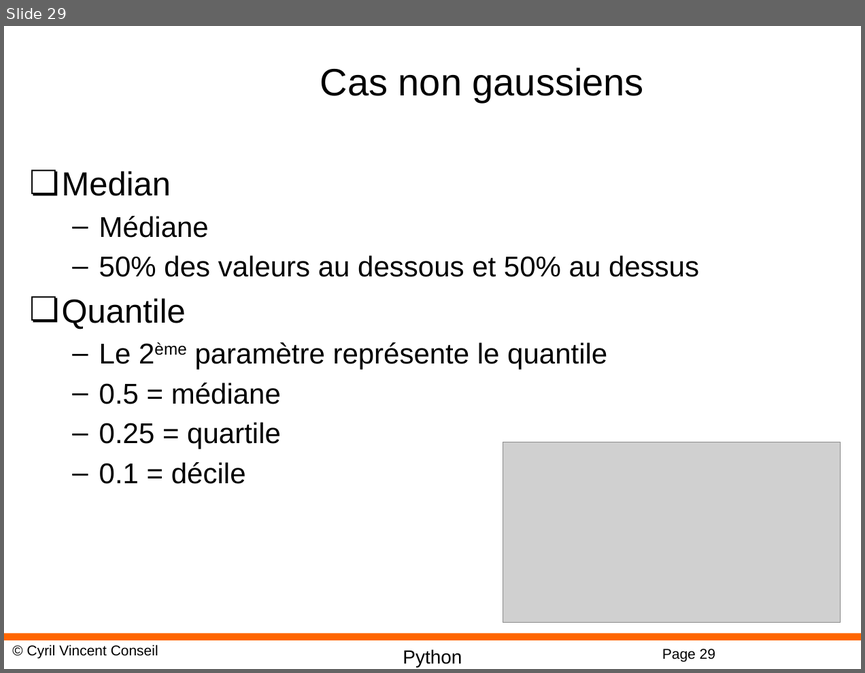
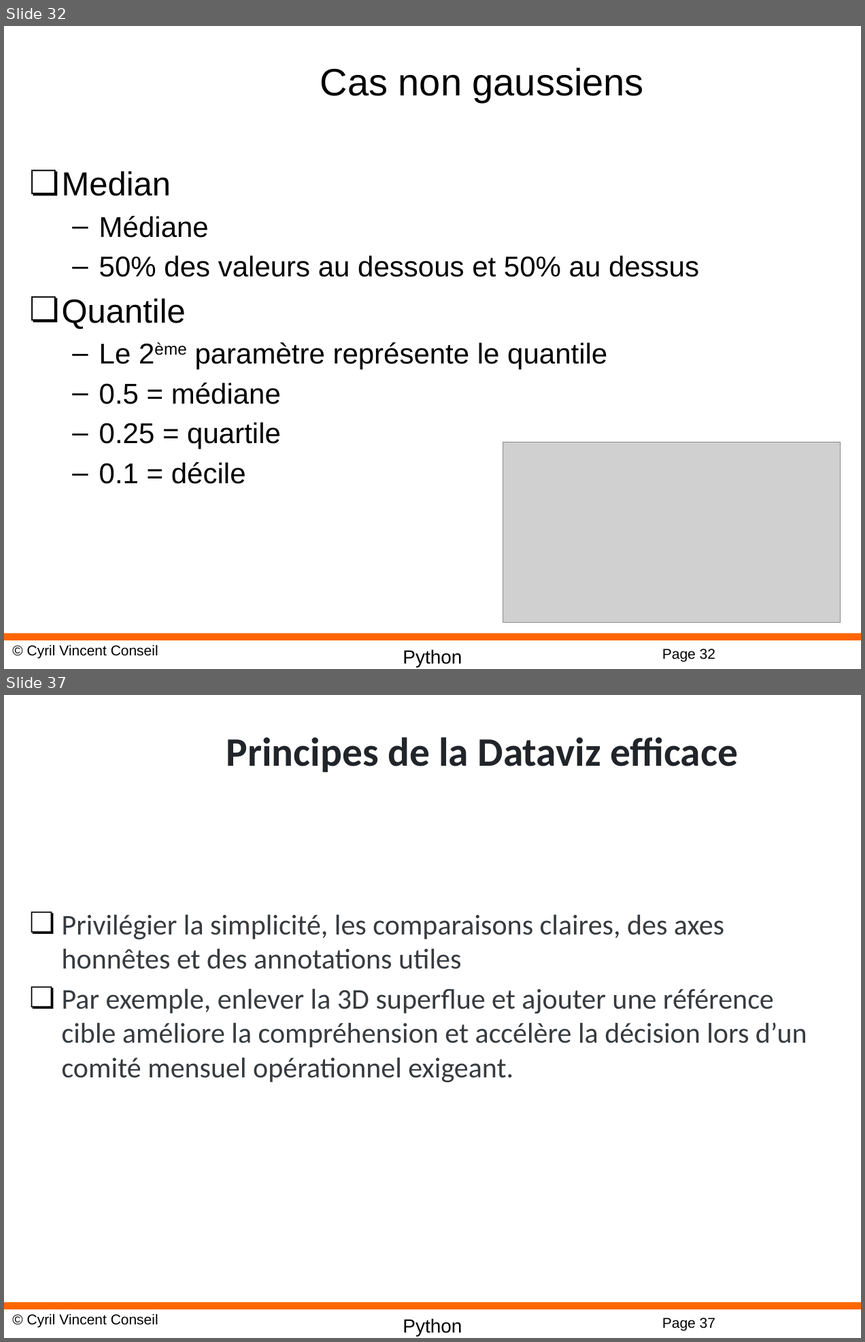
Before and after one commit to cyrilvincent/AI, a slide deck: AI02-DataScience.pptx. Shown one above the other, each under a label of ours: slide 29 before the commit, slides 32 and 37 after it; the slides between them are not shown. The pictures are 865x673 and 865x1342 pixels, drawn with LibreOffice and Linux fonts; fonts in the diff are those of the drawing; grey boxes stand for pictures; background and template pictures are left out. Boxes give left, top, right and bottom in pixels: in the first picture for what was removed or moved away, otherwise in the second. Text is boxed around its words. In the diff, an @@ line names an element or a change of style, - is before the commit and + after.

```diff
--- a/AI02-DataScience.pptx
+++ b/AI02-DataScience.pptx
@@ slide 37 added at [4, 695, 861, 1338], background #FFFFFF; not listed: 4 template elements that a slide beside it also shows @@
@@ title added at [226, 737, 738, 773], 34 pt, text #212529, bold @@
+Principes de la Dataviz efficace
@@ text added at [62, 915, 807, 1082], 24 pt, text #373B3F @@
+❏ Privilégier la simplicité, les comparaisons claires, des axes honnêtes et des annotations utiles
+❏ Par exemple, enlever la 3D superflue et ajouter une référence cible améliore la compréhension et accélère la décision lors d’un comité mensuel opérationnel exigeant.
@@ what was slide 29 is now slide 32 @@
@@ page number at [662, 648, 715, 661]: text changed @@
-Page 29
+Page 32
```
Also in this commit, not shown: 1 slide changed, 15 other slides added, 23 other files.
